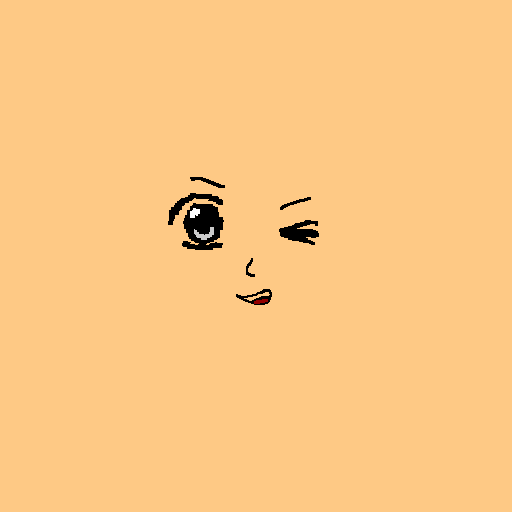
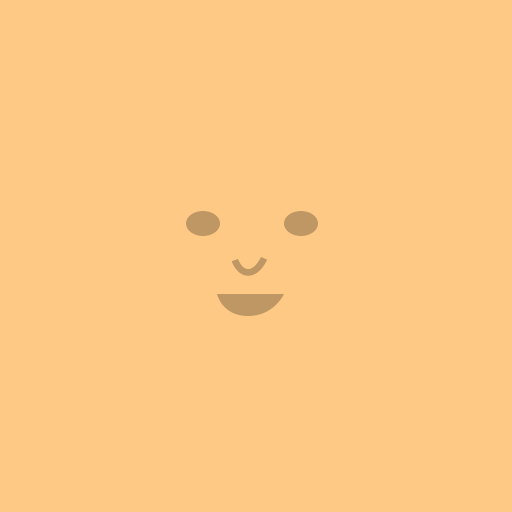
Layer changes from the first 512×512 image to the second:
hid "Layer 2 copy", moved it into group "Group 2" over (168, 177, 225, 250)
hid "Layer 4 copy", moved it into group "Group 2" over (279, 197, 319, 245)
hid "Layer 2", moved it into group "Group 2" over (236, 258, 272, 305)
showed group "Group 1" (4 layers) over (186, 211, 318, 316)
